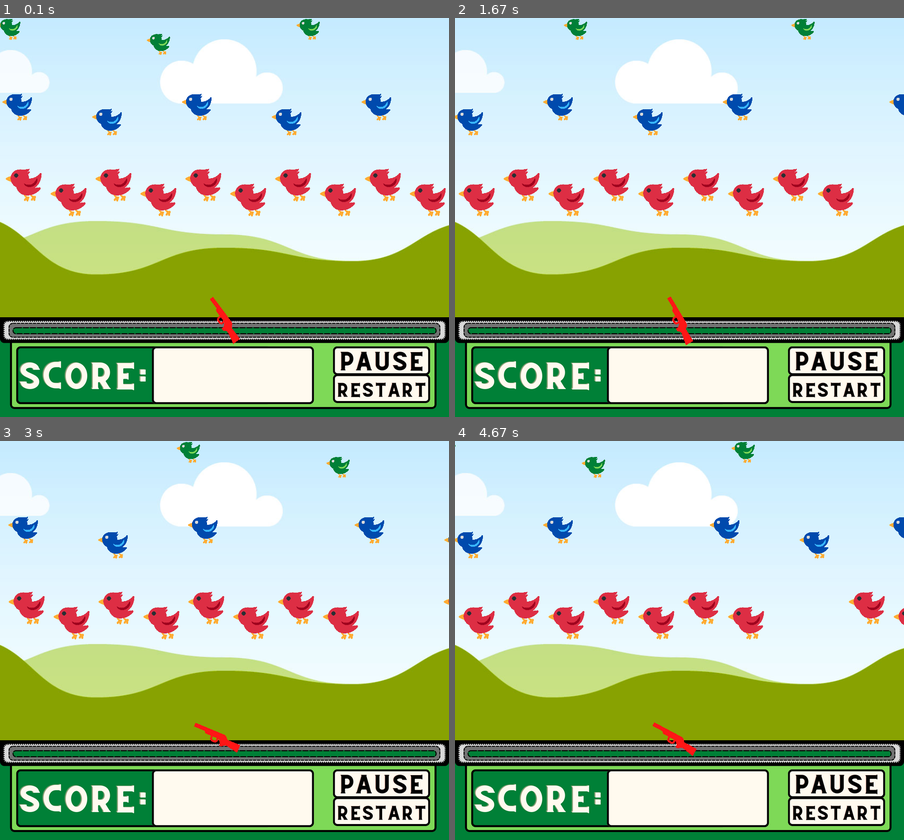
Above: before the commit, frames 1-4 (two rows, left to right).
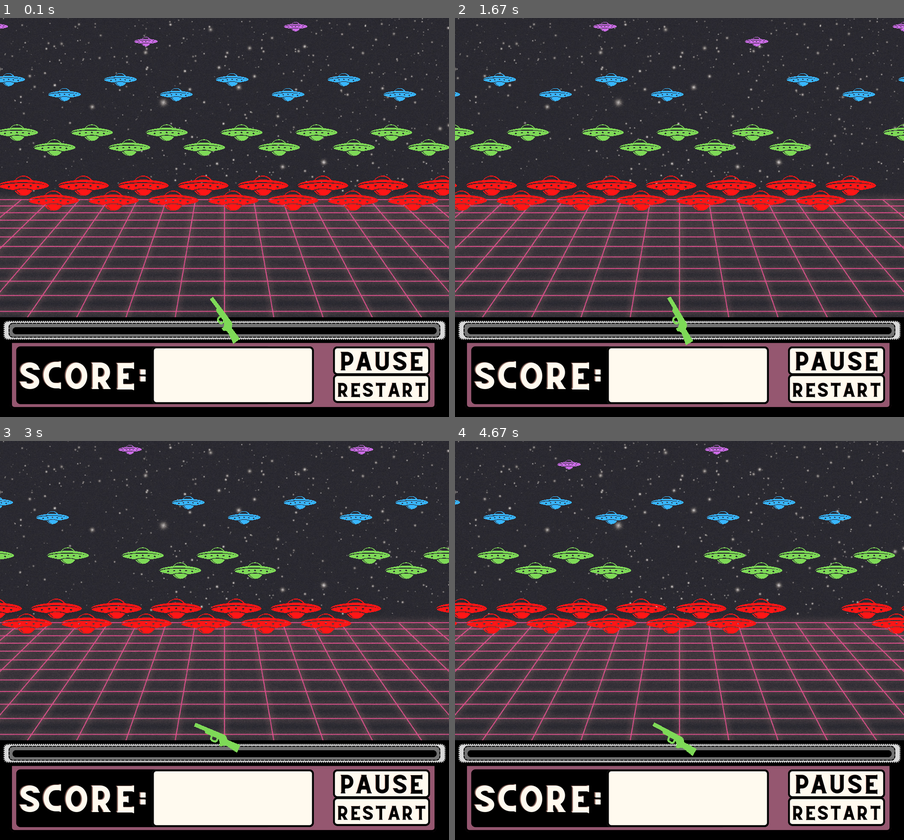
Above: after the commit, the same moments.

Repository: lvdamaceno/py_game_duck_hunt
Game: pygame game, started from main.py
Two runs of this game, one before a commit and one after it. Both use one fixed random seed, a clock stepped at 60 frames per second and the inputs below.
Inputs (mouse positions are in pixels of both pictures, inside the frame that each line leads up to):
- Up to frame 1 (0.1 s): no input
- Up to frame 2 (1.67 s): click (679, 217) at 0.38 s; click (540, 157) at 0.72 s; click (845, 357) at 1.05 s; click (571, 137) at 1.38 s
- Up to frame 3 (3 s): click (224, 688) at 1.72 s; click (161, 556) at 2.05 s; click (381, 744) at 2.38 s; click (76, 680) at 2.72 s
- Up to frame 4 (4.67 s): click (549, 564) at 3.05 s; click (571, 712) at 3.38 s; click (841, 732) at 3.72 s; click (544, 788) at 4.05 s; click (540, 664) at 4.38 s

The runs differ from the first frame. In frame 1, 85% of the frame differs, in the area x 0-100%, y 0-100%; in frame 2, 85%; in frame 3, 85%; in frame 4, 85%.

Commit message:
@ 1:10:53

Diff:
--- a/main.py
+++ b/main.py
@@ -15,8 +15,13 @@
 targets = {1: [10, 5, 3],
            2: [12, 8, 5],
            3: [15, 12, 8, 3]}
-level = 1
+level = 3
 points = 0
+total_shots = 0
+# 0 = freeplay, 1 = accuracy, 2 = timed
+mode = 0
+ammo = 0
+shot = False
 
 for i in range(1, 4):
     bgs.append(pygame.image.load(f'assets/bgs/{i}.png'))
@@ -85,6 +90,16 @@
     return target_rects
 
 
+def check_shot(targets, coords):
+    global points
+    mouse_pos = pygame.mouse.get_pos()
+    for i in range(len(targets)):
+        for j in range(len(targets[i])):
+            if targets[i][j].collidepoint(mouse_pos):
+                coords[i].pop(j)
+                points += 10 + 10 * (i ** 2)
+                # add sounds
+    return coords
 
 
 # initialize enemy coordinates
@@ -114,19 +129,34 @@
     if level == 1:
         target_boxes = draw_level(one_coords)
         one_coords = move_level(one_coords)
+        if shot:
+            one_coords = check_shot(target_boxes, one_coords)
+            shot = False
     elif level == 2:
         target_boxes = draw_level(two_coords)
         two_coords = move_level(two_coords)
+        if shot:
+            two_coords = check_shot(target_boxes, two_coords)
+            shot = False
     elif level == 3:
         target_boxes = draw_level(three_coords)
         three_coords = move_level(three_coords)
-
+        if shot:
+            three_coords = check_shot(target_boxes, three_coords)
+            shot = False
     if level > 0:
         draw_gun()
 
     for event in pygame.event.get():
         if event.type == pygame.QUIT:
             run = False
+        if event.type == pygame.MOUSEBUTTONDOWN and event.button == 1:
+            mouse_position = pygame.mouse.get_pos()
+            if (0 < mouse_position[0] < WIDTH) and (0 < mouse_position[1] < HEIGHT - 200):
+                shot = True
+                total_shots += 1
+                if mode == 1:
+                    ammo -= 1
 
     pygame.display.flip()
 pygame.quit()
